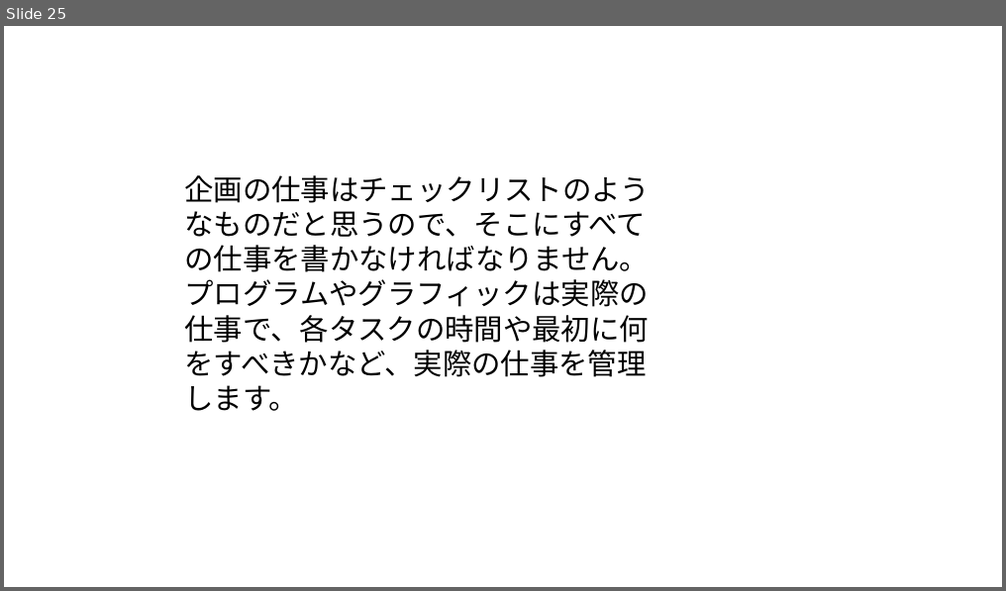
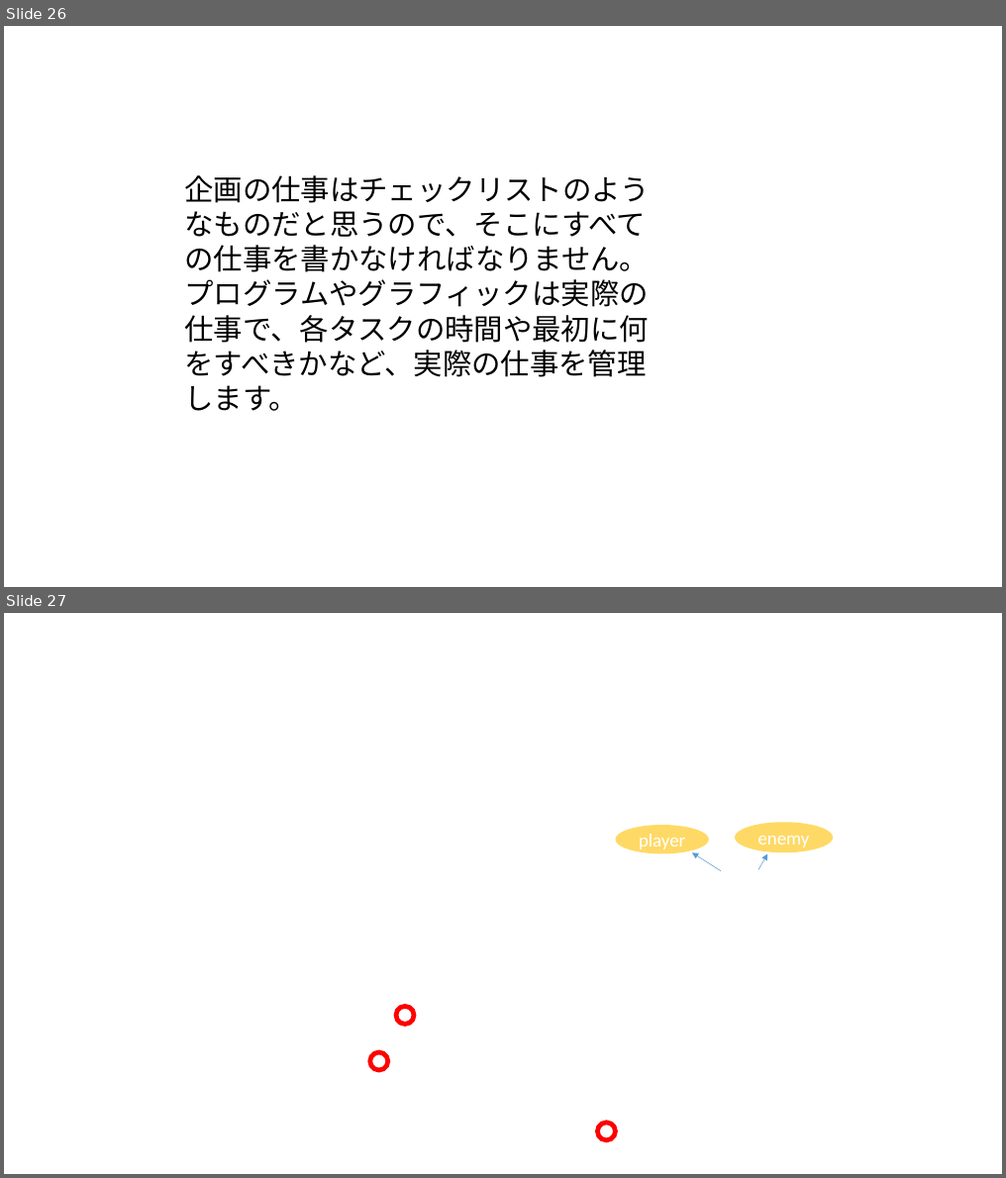
Before and after one commit to kawanami1022/2.5DActionGameProject, a slide deck: すみませんASOゲームショウまでに間に合いませんでした.pptx. Shown one above the other, each under a label of ours: slide 25 before the commit, slides 26 and 27 after it. The pictures are 1006x591 and 1006x1178 pixels, drawn with LibreOffice and Linux fonts; fonts in the diff are those of the drawing; background and template pictures are left out. Boxes give left, top, right and bottom in pixels: in the first picture for what was removed or moved away, otherwise in the second. Text is boxed around its words. In the diff, an @@ line names an element or a change of style, - is before the commit and + after.

```diff
--- a/すみませんASOゲームショウまでに間に合いませんでした.pptx
+++ b/すみませんASOゲームショウまでに間に合いませんでした.pptx
@@ slide 27 added at [4,613,1002,1174], background picture (left out) @@
@@ ellipse added at [616,825,709,854], fill #FFD966, 18 pt, text #FFFFFF @@
+player
@@ ellipse added at [735,822,833,853], fill #FFD966, 18 pt, text #FFFFFF @@
+enemy
@@ arrow added from (721, 871) to (692, 853), #5B9BD5 0.5 pt @@
@@ arrow added from (758, 869) to (767, 854), #5B9BD5 0.5 pt @@
@@ ellipse added at [396,1007,414,1025], outline #FF0000 4.5 pt @@
@@ ellipse added at [370,1053,388,1070], outline #FF0000 4.5 pt @@
@@ ellipse added at [598,1123,616,1141], outline #FF0000 4.5 pt @@
@@ what was slide 25 is now slide 26 @@
```
Also in this commit, not shown: 4 slides changed, 6 other slides added, 1 slide removed.
